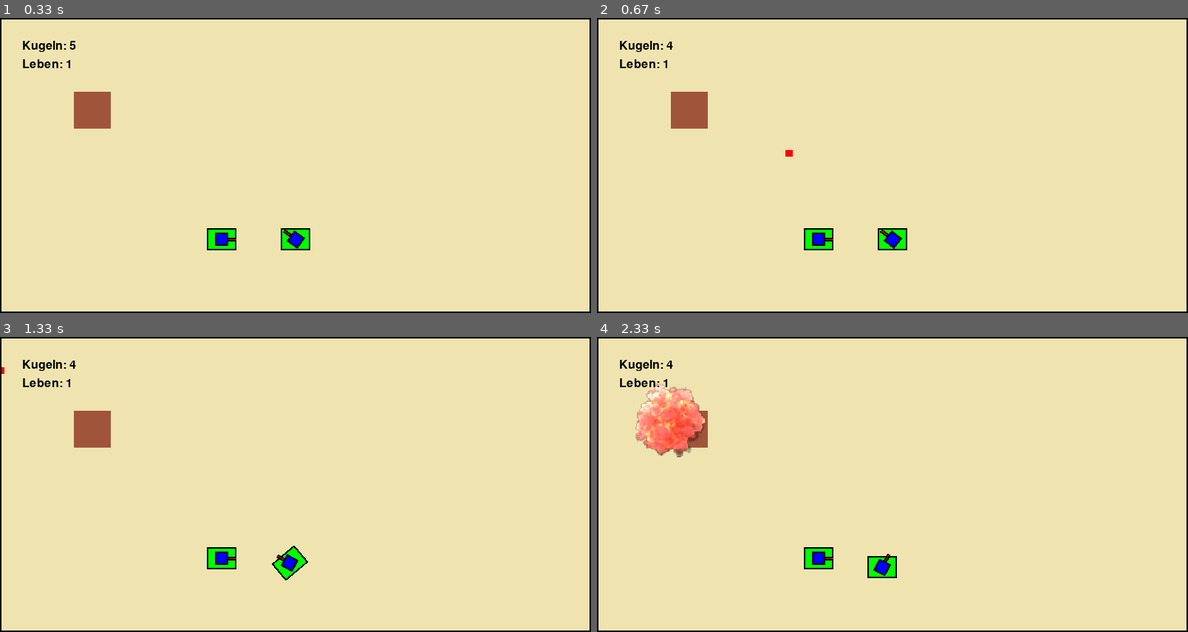
Above: before the commit, frames 1-4 (two rows, left to right).
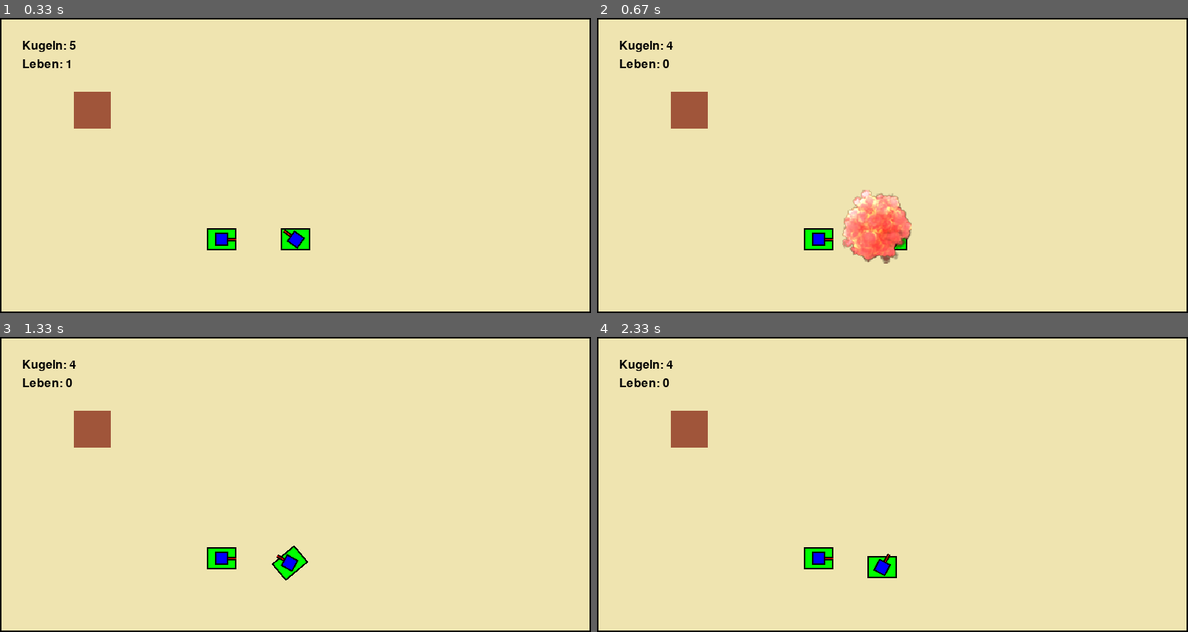
Above: after the commit, the same moments.

Repository: Keksfabrik-glitch/Panzerkiste
Game: pygame game, started from Main.py
The game is run twice, just before and just after one commit, with the same random seed, the same clock (stepped at 60 frames per second) and the same inputs.
Inputs (mouse positions are in pixels of both pictures, inside the frame that each line leads up to):
- Up to frame 1 (0.33 s): no input
- Up to frame 2 (0.67 s): click "Kugeln: 5" at 0.38 s
- Up to frame 3 (1.33 s): hold D 0.67-1.13 s; move the mouse to (484, 475) at 0.7 s; hold W from 1.17 s (still down); move the mouse to (153, 487) at 1.2 s
- Up to frame 4 (2.33 s): release W at 1.47 s; hold D 1.5-1.97 s; move the mouse to (709, 440) at 1.53 s; hold A from 2 s (still down); move the mouse to (981, 381) at 2.03 s

Frame 1 is identical in both runs. In frame 2, 2.1% of the frame differs, in the area x 11-54%, y 14-84%; in frame 3, less than 0.1%; in frame 4, 2.0%.

Commit message:
Kugeln werden in Microsteps gerendert , Kugeln haben Schützten Idea für Friendly fire für erste 150 milli sekunden

Diff:
--- a/panzer.py
+++ b/panzer.py
@@ -179,8 +179,9 @@
 
                 start_pos = self.position + richtung * abstand
 
-                neue_kugel = Kugel(start_pos, richtung,self.kugelSpeed,
-                                   abpraller=self.abpraller, abprallChance=self.abprallChance)
+                neue_kugel = Kugel(start_pos, richtung, self.kugelSpeed,
+                                   abpraller=self.abpraller, abprallChance=self.abprallChance,
+                                   shooter_id=self.ID)
                 kugel_gruppe.add(neue_kugel)
                 self.kugeln -= 1
                 self.letzterEinzelschuss = jetzt
@@ -348,7 +349,8 @@
         start_pos = self.position + richtung * abstand
 
         neue_kugel = Kugel(start_pos, richtung, self.kugelSpeed,
-                           abpraller=self.abpraller, abprallChance=self.abprallChance)
+                           abpraller=self.abpraller, abprallChance=self.abprallChance,
+                           shooter_id=self.ID)
         kugel_gruppe.add(neue_kugel)
         self.kugeln -= 1
         self.letzterEinzelschuss = jetzt
@@ -408,92 +410,85 @@
             else:
                 self.kill()
 class Kugel(pygame.sprite.Sprite):
-    def __init__(self, start_pos, richtung, geschwindigkeit=8, abpraller=2, abprallChance=0.75,winkel = None):
+    def __init__(self, start_pos, richtung, geschwindigkeit=8, abpraller=2, abprallChance=0.75, winkel=None, shooter_id=None):
         super().__init__()
         self.image = pygame.Surface((10, 4))
         self.image.fill(ROT)
-        self.letztes = 0
-
         self.original_image = self.image
         self.rect = self.image.get_rect(center=start_pos)
         self.richtung = pygame.Vector2(richtung).normalize()
         self.geschwindigkeit = geschwindigkeit
         self.abpraller = abpraller
         self.abprallChance = abprallChance
+
+        self.shooter_id = shooter_id
+        self.freund_ignorieren_bis = pygame.time.get_ticks() + 150  # Nur kurz ignorieren
+
         if winkel is not None:
             self.winkel = winkel
         else:
             self.winkel = -richtung.angle_to(pygame.Vector2(1, 0))
         self.image = pygame.transform.rotate(self.original_image, self.winkel)
 
-        # Zeit, bis die Kugel freundliche Kollisionen ignoriert (in ms)
-        self.freund_ignorieren_bis = pygame.time.get_ticks() + 150  # 150 ms ignorieren
     def remove(self):
         self.kill()
+
     def update(self):
-        bewegung = self.richtung * self.geschwindigkeit
-        neue_rect = self.rect.move(bewegung)
-
-        # Kollision mit Wänden prüfen
-        getroffeneWand = pygame.sprite.spritecollideany(self, wände, collided=pygame.sprite.collide_mask)
-        # Debounce muss noch hin
-        if getroffeneWand:
-            jetzt = pygame.time.get_ticks()
-            if (jetzt - self.letztes)/1000 >= 0.5:
-                self.letztes = jetzt
-                if getroffeneWand.zerstörbarkeit:
+        anzahl_schritte = max(1, int(self.geschwindigkeit))
+        teil_bewegung = self.richtung * (self.geschwindigkeit / anzahl_schritte)
+        jetzt = pygame.time.get_ticks()
+
+        for _ in range(anzahl_schritte):
+            neues_rect = self.rect.move(teil_bewegung)
+            self.rect = neues_rect
+            # Wandkollision
+            wand = pygame.sprite.spritecollideany(self, wände, collided=pygame.sprite.collide_mask)
+            if wand:
+                if wand.zerstörbarkeit:
                     explosions_gruppe.add(Explosion(self.rect.centerx, self.rect.centery))
-                    getroffeneWand.schaden(1)
+                    wand.schaden(1)
                     self.kill()
+                    return
+                elif self.abpraller > 0 and random.random() <= self.abprallChance:
+                    if wand.rect.width > wand.rect.height:
+                        self.richtung.y *= -1
+                    else:
+                        self.richtung.x *= -1
+
+                    self.abpraller -= 1
+                    self.geschwindigkeit *= 0.85
+                    self.winkel = -self.richtung.angle_to(pygame.Vector2(1, 0))
+                    self.image = pygame.transform.rotate(self.original_image, self.winkel)
+                    self.rect = self.rect.move(self.richtung * self.geschwindigkeit / anzahl_schritte)
                 else:
-                    if self.abpraller > 0 and random.random() <= self.abprallChance:
-                        if getroffeneWand.rect.width > getroffeneWand.rect.height:
-                            self.richtung.y *= -1
-                        else:
-                            self.richtung.x *= -1
-
-                        self.abpraller -= 1
-                        self.geschwindigkeit -= 0.25
-                        self.winkel = -self.richtung.angle_to(pygame.Vector2(1, 0))
-                        self.image = pygame.transform.rotate(self.original_image, self.winkel)
-                        self.rect = self.rect.move(self.richtung * self.geschwindigkeit)
-                    else:
-                        self.kill()
-                        explosions_gruppe.add(Explosion(self.rect.centerx, self.rect.centery))
-            return  # Wurde Wand getroffen, nicht weiter bewegen
-
-        puffer = 20
-        erweiterter_bereich = pygame.Rect(
-            -puffer, -puffer,
-            WIDTH + 2 * puffer, HEIGHT + 2 * puffer
-        )
-        if not erweiterter_bereich.collidepoint(neue_rect.center):
-            self.kill()
-            return
-
-        # Kollision mit Spieler prüfen — aber nur wenn Zeit abgelaufen ist
-        jetzt = pygame.time.get_ticks()
-        if jetzt >= self.freund_ignorieren_bis:
-            if pygame.sprite.collide_mask(self, player):
-                player.Schaden()
-                explosions_gruppe.add(Explosion(self.rect.centerx, self.rect.centery))
-                self.kill()
-                return
-
-            for Spieler in spieler_gruppe :
-                if pygame.sprite.collide_mask(self, Spieler):
-                    Spieler.Schaden()
                     explosions_gruppe.add(Explosion(self.rect.centerx, self.rect.centery))
                     self.kill()
                     return
-            for Feind in feindPanzerGR :
-                if pygame.sprite.collide_mask(self, Feind):
-                    Feind.Schaden()
-                    explosions_gruppe.add(Explosion(self.rect.centerx, self.rect.centery))
-                    self.kill()
-                    return
-        # Bewegung ausführen
-        self.rect = neue_rect
+
+            if jetzt >= self.freund_ignorieren_bis:
+                # Nach Ablauf der Schutzzeit: jeder darf getroffen werden
+                for panzer in list(spieler_gruppe) + list(feindPanzerGR):
+                    if pygame.sprite.collide_mask(self, panzer):
+                        panzer.Schaden()
+                        explosions_gruppe.add(Explosion(self.rect.centerx, self.rect.centery))
+                        self.kill()
+                        return
+            else:
+                # Während Schutzzeit: Shooter ignorieren
+                for panzer in list(spieler_gruppe) + list(feindPanzerGR):
+                    if panzer.ID == self.shooter_id:
+                        continue  # eigenen Schützen ignorieren
+                    if pygame.sprite.collide_mask(self, panzer):
+                        panzer.Schaden()
+                        explosions_gruppe.add(Explosion(self.rect.centerx, self.rect.centery))
+                        self.kill()
+                        return
+
+        # Rand verlassen
+        puffer = 20
+        erweiterter_bereich = pygame.Rect(-puffer, -puffer, WIDTH + 2 * puffer, HEIGHT + 2 * puffer)
+        if not erweiterter_bereich.collidepoint(self.rect.center):
+            self.kill()
 class Wall(pygame.sprite.Sprite):
     def __init__(self, x, y, breite, höhe, zerstörbarkeit=False, leben=8):
         super().__init__()
